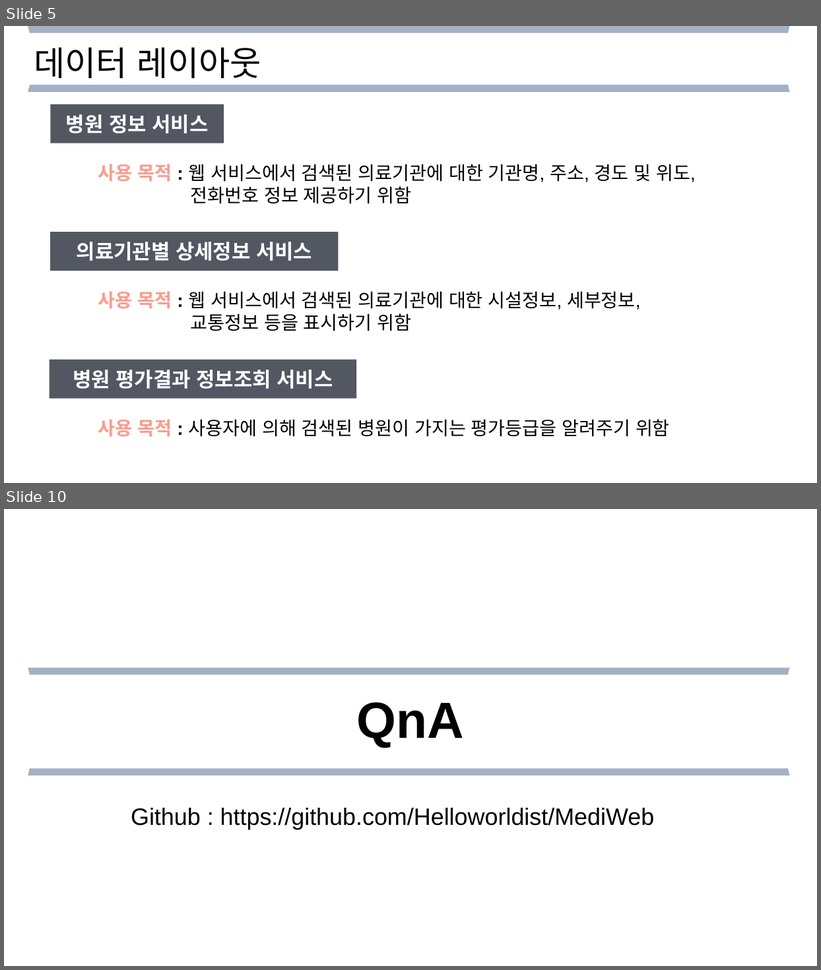
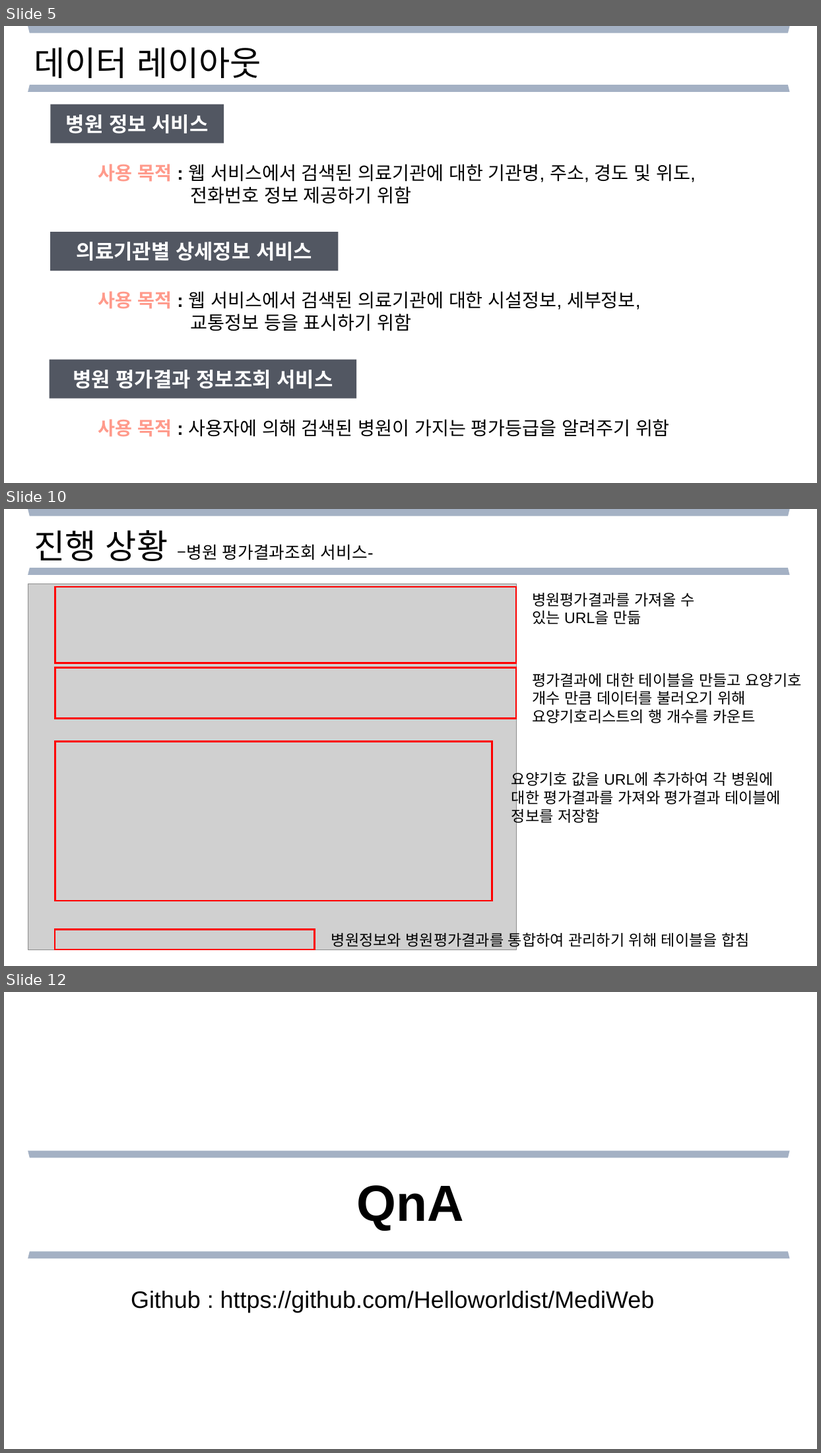
Before and after one commit to Helloworldist/MediWeb, a slide deck: ppt/3주차 발표_3조.pptx. Shown one above the other, each under a label of ours: slides 5 and 10 before the commit, slides 5, 10 and 12 after it; the slides between them are not shown. The pictures are 821x970 and 821x1453 pixels, drawn with LibreOffice and Linux fonts; fonts in the diff are those of the drawing; grey boxes stand for pictures. Boxes give left, top, right and bottom in pixels: in the first picture for what was removed or moved away, otherwise in the second. Text is boxed around its words. In the diff, an @@ line names an element or a change of style, - is before the commit and + after.

```diff
--- a/ppt/3주차 발표_3조.pptx
+++ b/ppt/3주차 발표_3조.pptx
@@ slide 10 added at [4, 509, 817, 966], background #FFFFFF @@
@@ trapezoid added at [28, 509, 789, 516], fill #A4B1C4 @@
@@ text added at [34, 530, 374, 561], 20 pt, text #000000 @@
+진행 상황 –병원 평가결과조회 서비스-
@@ trapezoid added at [28, 568, 789, 575], fill #A4B1C4 @@
@@ picture added at [28, 584, 516, 950] @@
@@ rectangle added at [55, 587, 516, 663], outline #FF0000 2 pt @@
@@ text added at [532, 593, 695, 625], 18 pt, text #000000 @@
+병원평가결과를 가져올 수 있는 URL을 만듦
@@ rectangle added at [55, 667, 516, 718], outline #FF0000 2 pt @@
@@ text added at [532, 673, 802, 723], 18 pt, text #000000 @@
+평가결과에 대한 테이블을 만들고 요양기호 개수 만큼 데이터를 불러오기 위해 요양기호리스트의 행 개수를 카운트
@@ rectangle added at [55, 741, 492, 900], outline #FF0000 2 pt @@
@@ text added at [512, 770, 781, 825], 18 pt, text #000000 @@
+요양기호 값을 URL에 추가하여 각 병원에 대한 평가결과를 가져와 평가결과 테이블에 정보를 저장함
@@ rectangle added at [55, 930, 314, 950], outline #FF0000 2 pt @@
@@ text added at [331, 931, 750, 950], 18 pt, text #000000 @@
+병원정보와 병원평가결과를 통합하여 관리하기 위해 테이블을 합침
@@ what was slide 10 is now slide 12 @@
```
Also in this commit, not shown: 7 slides changed, 1 other slide added.
